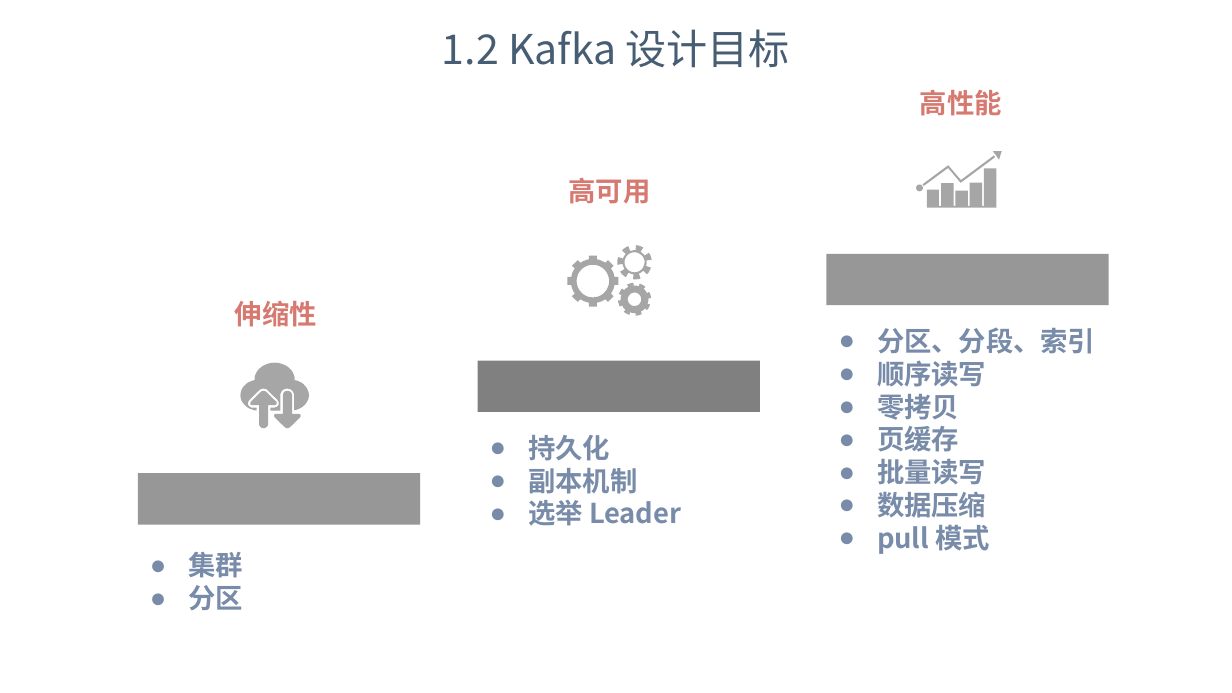
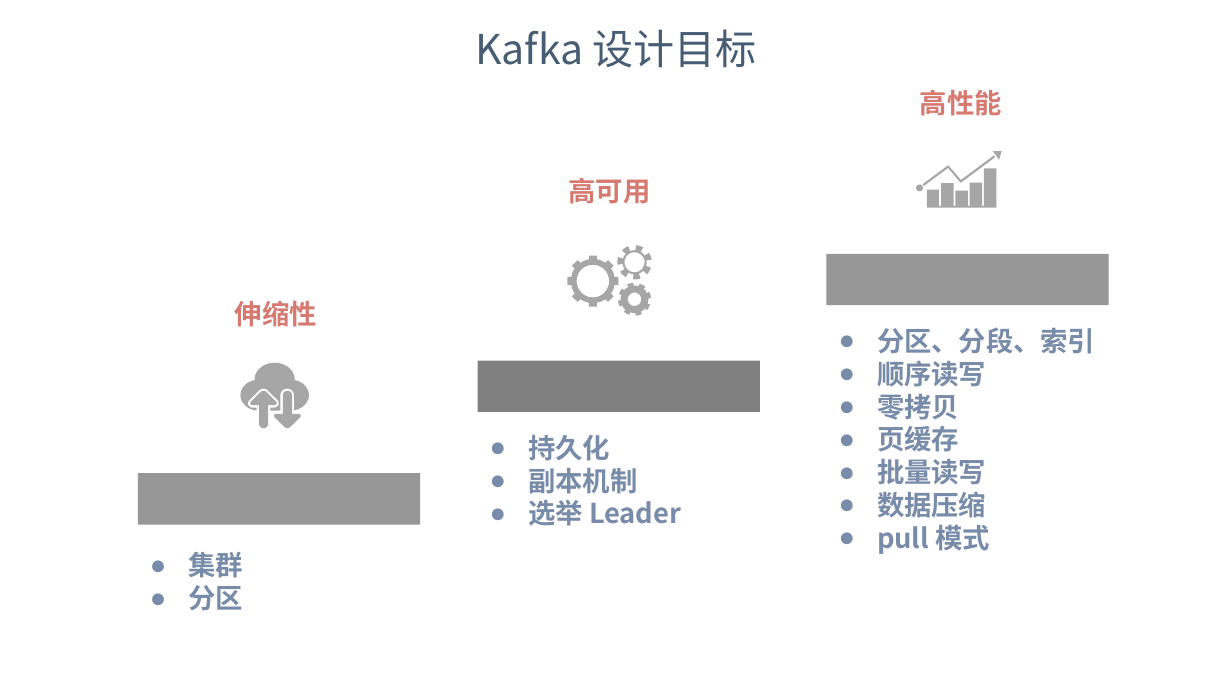
Before and after one commit to dunwu/bigdata-tutorial, a slide deck: slide 5 of assets/kafka/kafka.pptx. Drawn at 1232x693 pixels with LibreOffice and Linux fonts; fonts in the diff are those of the drawing; background and template pictures are left out. Boxes give left, top, right and bottom in pixels: in the first picture for what was removed or moved away, otherwise in the second. Text is boxed around its words. In the diff, an @@ line names an element or a change of style, - is before the commit and + after.

```diff
--- a/assets/kafka/kafka.pptx
+++ b/assets/kafka/kafka.pptx
@@ text at [475,29,757,68]: text changed @@
-1.2 Kafka 设计目标
+Kafka 设计目标
```
Also in this commit, not shown: 18 other slides changed, 2 other files.
